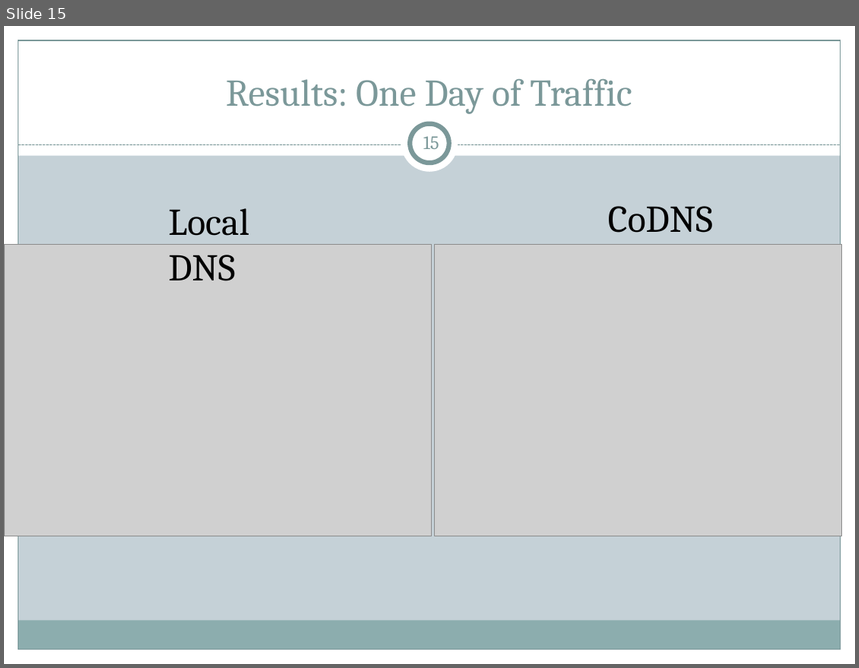
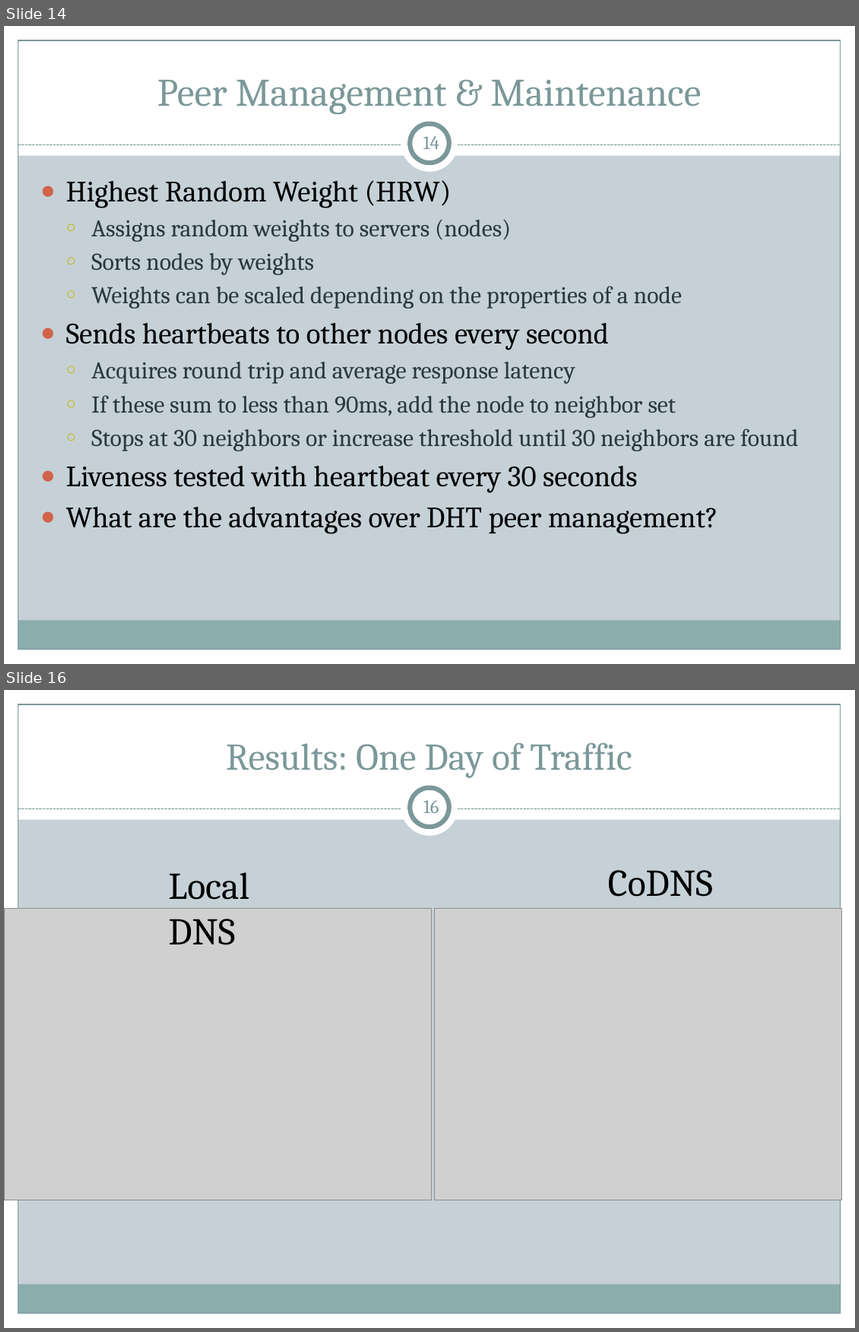
Before and after one commit to cs525-koala/documents, a slide deck: p2p/P2P Apps.pptx. Shown one above the other, each under a label of ours: slide 15 before the commit, slides 14 and 16 after it; the slides between them are not shown. The pictures are 859x668 and 859x1332 pixels, drawn with LibreOffice and Linux fonts; fonts in the diff are those of the drawing; grey boxes stand for pictures. Boxes give left, top, right and bottom in pixels: in the first picture for what was removed or moved away, otherwise in the second. Text is boxed around its words. In the diff, an @@ line names an element or a change of style, - is before the commit and + after.

```diff
--- a/p2p/P2P Apps.pptx
+++ b/p2p/P2P Apps.pptx
@@ slide 14 added at [4,26,855,664], background #C5D1D7; not listed: 9 template elements that a slide beside it also shows @@
@@ title added at [158,80,701,114], 33 pt, text #7C999A @@
+Peer Management & Maintenance
@@ page number added at [424,136,439,149], 16 pt, text #7C999A @@
+14
@@ text added at [66,180,798,534], 20.4 pt, text #2A373D @@
+● Highest Random Weight (HRW)
+  ○ Assigns random weights to servers (nodes)
+  ○ Sorts nodes by weights
+  ○ Weights can be scaled depending on the properties of a node
+● Sends heartbeats to other nodes every second
+  ○ Acquires round trip and average response latency
+  ○ If these sum to less than 90ms, add the node to neighbor set
+  ○ Stops at 30 neighbors or increase threshold until 30 neighbors are found
+● Liveness tested with heartbeat every 30 seconds
+● What are the advantages over DHT peer management?
@@ what was slide 15 is now slide 16 @@
@@ page number at [424,800,439,813]: text changed @@
-15
+16
```
Also in this commit, not shown: 48 slides changed, 2 slides removed.
